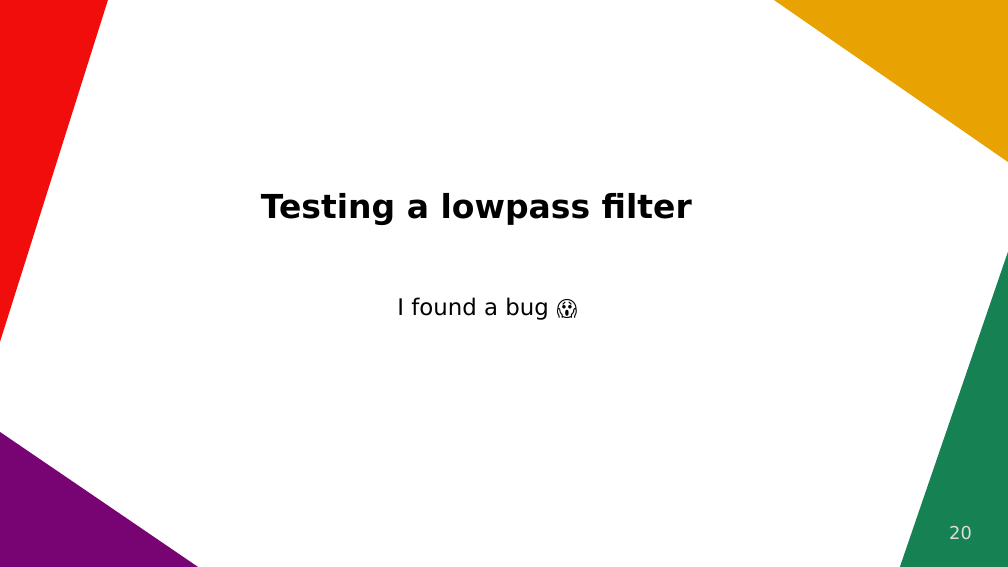
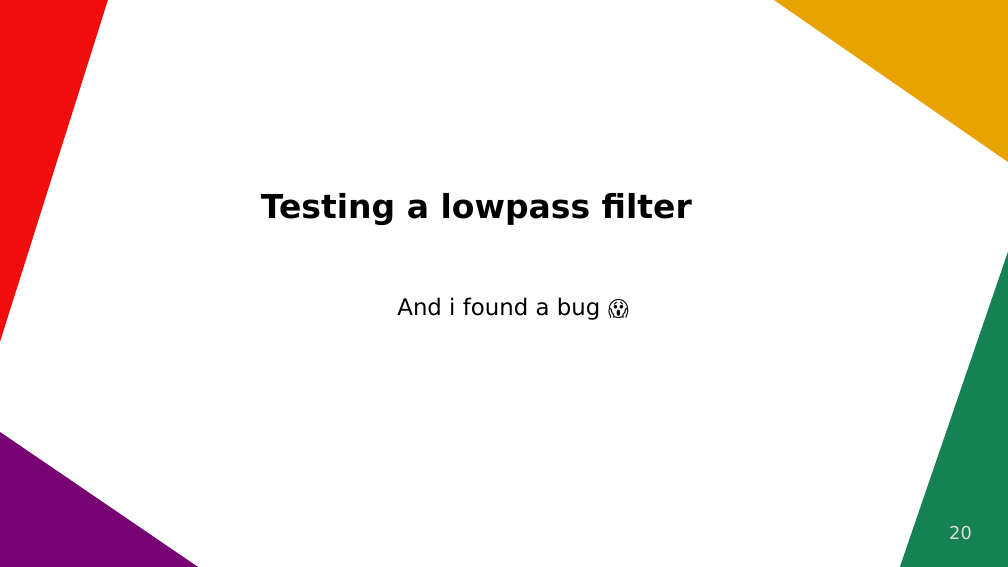
Before and after one commit to olbotta/audio-testing, a slide deck: slide 20 of slides/slides.odp. Drawn at 1008x567 pixels with LibreOffice and Linux fonts; fonts in the diff are those of the drawing. Boxes give left, top, right and bottom in pixels: in the first picture for what was removed or moved away, otherwise in the second. Text is boxed around its words. In the diff, an @@ line names an element or a change of style, - is before the commit and + after.

```diff
--- a/slides/slides.odp
+++ b/slides/slides.odp
@@ text at (397,297,600,320): text changed @@
-I found a bug 😱
+And i found a bug 😱
```
Also in this commit, not shown: 2 other slides changed, 1 slide added, 2 slides removed, 1 other file.
